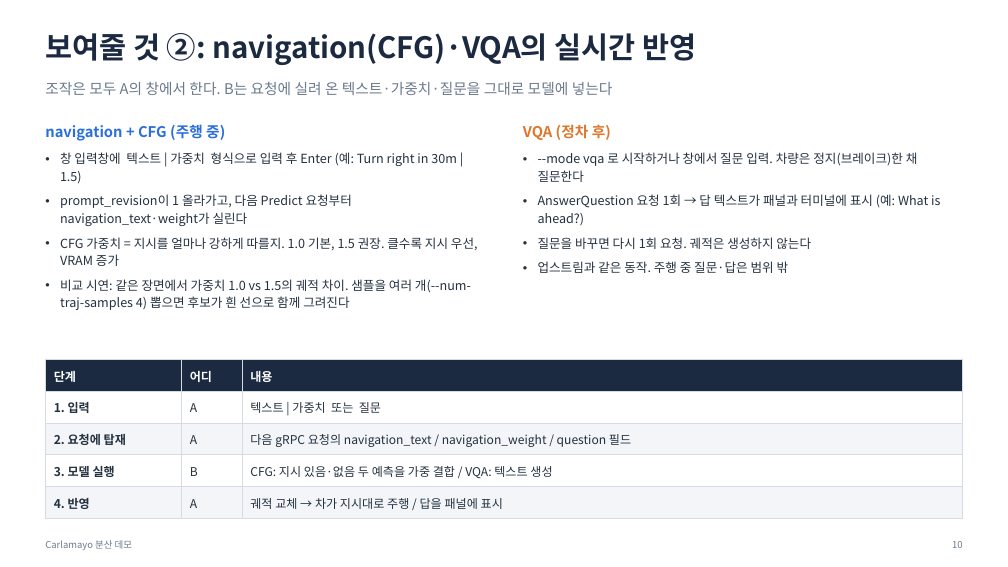
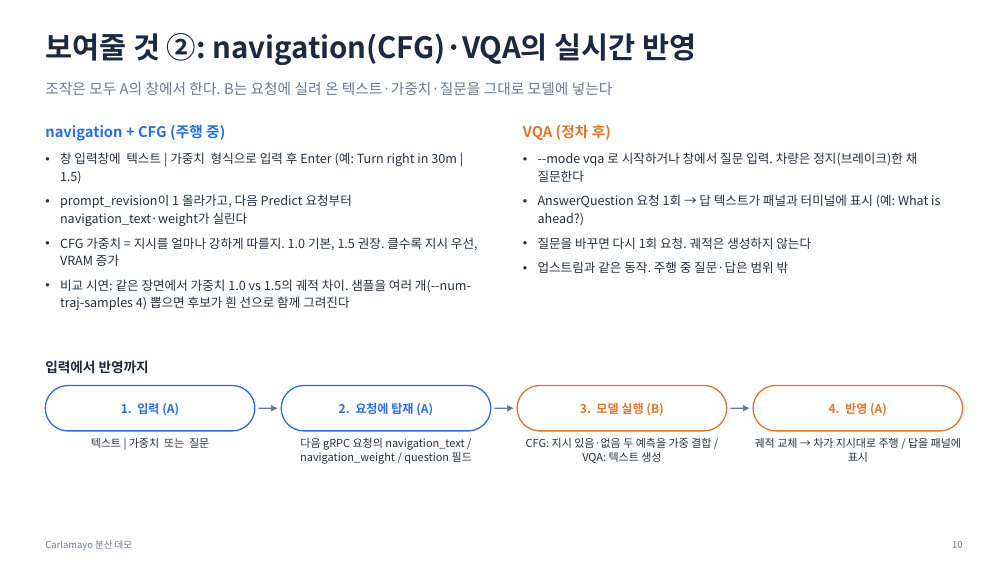
Before and after one commit to JwonMoon/carlamayo-my-distributed, a slide deck: slide 10 of docs/distributed/demo-overview.pptx. Drawn at 1008x567 pixels with LibreOffice and Linux fonts; fonts in the diff are those of the drawing. Boxes give left, top, right and bottom in pixels: in the first picture for what was removed or moved away, otherwise in the second. Text is boxed around its words. In the diff, an @@ line names an element or a change of style, - is before the commit and + after.

```diff
--- a/docs/distributed/demo-overview.pptx
+++ b/docs/distributed/demo-overview.pptx
@@ table removed at (45,359,963,513), 5 rows, 3 columns @@
-단계 | 어디 | 내용
-1. 입력 | A | 텍스트 | 가중치 또는 질문
-2. 요청에 탑재 | A | 다음 gRPC 요청의 navigation_text / navigation_weight / question 필드
-3. 모델 실행 | B | CFG: 지시 있음·없음 두 예측을 가중 결합 / VQA: 텍스트 생성
-4. 반영 | A | 궤적 교체 → 차가 지시대로 주행 / 답을 패널에 표시
@@ text added at (45,360,149,374), 13 pt, text #1B2A41, bold @@
+입력에서 반영까지
@@ rounded rectangle added at (45,386,255,431), fill #FFFFFF, outline #2A6FDB 1.25 pt @@
@@ rounded rectangle added at (281,386,491,431), fill #FFFFFF, outline #2A6FDB 1.25 pt @@
@@ rounded rectangle added at (517,386,727,431), fill #FFFFFF, outline #E0762B 1.25 pt @@
@@ rounded rectangle added at (753,386,963,431), fill #FFFFFF, outline #E0762B 1.25 pt @@
@@ text added at (121,403,179,416), 11.5 pt, text #2A6FDB, bold @@
+1. 입력 (A)
@@ arrow added from (259, 408) to (278, 408), #6B7A8C 1.25 pt @@
@@ text added at (339,403,433,416), 11.5 pt, text #2A6FDB, bold @@
+2. 요청에 탑재 (A)
@@ arrow added from (495, 408) to (513, 408), #6B7A8C 1.25 pt @@
@@ text added at (580,403,663,416), 11.5 pt, text #E0762B, bold @@
+3. 모델 실행 (B)
@@ arrow added from (730, 408) to (749, 408), #6B7A8C 1.25 pt @@
@@ text added at (829,403,887,416), 11.5 pt, text #E0762B, bold @@
+4. 반영 (A)
@@ text added at (91,438,209,448), 10.5 pt, text #24313F @@
+텍스트 | 가중치 또는 질문
@@ text added at (300,438,472,464), 10.5 pt, text #24313F @@
+다음 gRPC 요청의 navigation_text / navigation_weight / question 필드
@@ text added at (526,438,711,463), 10.5 pt, text #24313F @@
+CFG: 지시 있음·없음 두 예측을 가중 결합 / VQA: 텍스트 생성
@@ text added at (755,438,961,462), 10.5 pt, text #24313F @@
+궤적 교체 → 차가 지시대로 주행 / 답을 패널에 표시
```
Also in this commit, not shown: 12 other slides changed, 1 slide added, 1 slide removed, 2 other files.
